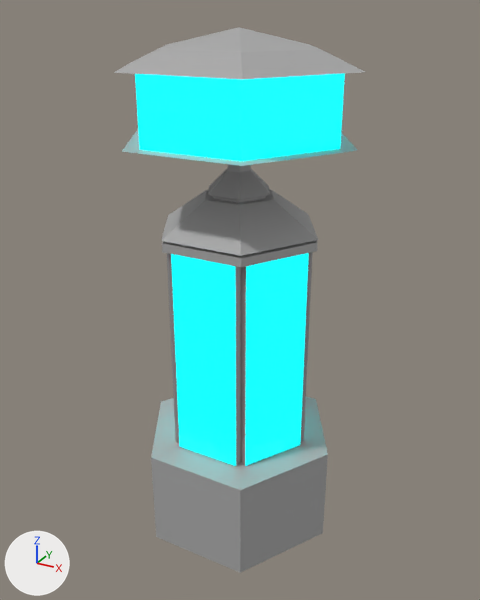
An edit to the FBX model SeniorProject2025/Assets/BetaBuildings/Tower2.fbx, drawn before and after from the same camera.
Both versions are drawn from a 50 mm camera at (1.81, -3.03, 3.32) aimed at (-0.06, 0.36, 1.62). The axes (+X, +Y, +Z) are drawn at lower left. The lights are the same throughout. Where no turn or scale is listed for an object, it has been applied to the vertices.

The scene before the commit, as lines of its bpy script (objects in view):
```python
me_mesh = bpy.data.meshes.new('Mesh')
me_mesh.from_pydata(...)  # 152 vertices, 156 faces; spans x -0.73..0.73, y -0.63..0.63, z -1.61..1.61
# faces by material slot: [144, 12]
me_mesh.materials.append(mat_standardsurface1)  # grey #aaaaaa
me_mesh.materials.append(mat_standardsurface5)  # cyan #00ffff
ob_tower2 = bpy.data.objects.new('Tower2', me_mesh)
ob_tower2.location = (-0.059, 0.36, 1.619)
```
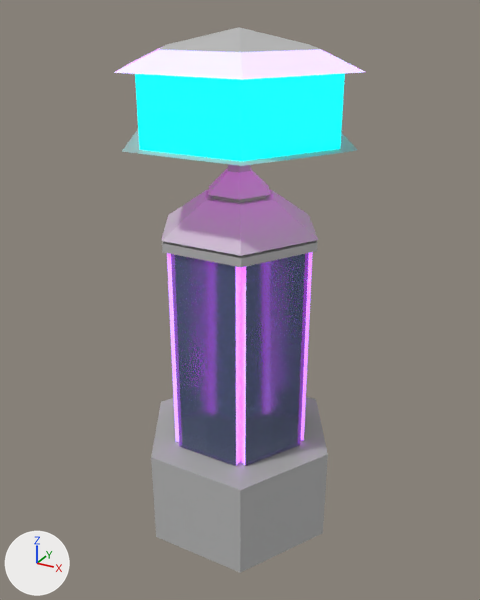
Changed parts and their boxes (x1, y1, x2, y2) in the pictures (480 x 600 px):
part 1 of me_mesh, recoloured
    both: (158, 27, 319, 267)
part 2 of me_mesh, recoloured
    both: (151, 455, 328, 573)
part 3 of me_mesh, recoloured (grey to pink)
    both: (167, 252, 313, 466)
part 4 of me_mesh, recoloured (grey to white)
    both: (114, 47, 365, 80)
part 5 of me_mesh, recoloured
    both: (171, 254, 236, 466)
part 6 of me_mesh, recoloured
    both: (245, 253, 309, 466)

The change in detail:
Material 'lambert1' (mat_lambert1) is new.
Its base color is (0.5, 0.5, 0.5) (grey #bcbcbc).
Material 'standardSurface6' (mat_standardsurface6) is new.
Its base color is (0.0, 1.0, 1.0) (cyan #00ffff).
Its roughness is 0.2.
Its emission color is (1.0, 0.0, 1.0) (pink #ff00ff).
Its emission strength is 0.902.
Material 'standardSurface2' (mat_standardsurface2) is new.
Its base color is (0.15, 0.209, 0.384) (blue #6c7ea7).
Its roughness is 0.2.
Its transmission weight is 0.594.
me_mesh has 152 vertices, 156 faces and spans x -0.73..0.73, y -0.63..0.63, z -1.61..1.61.
me_mesh is used by ob_tower2; location (-0.059, 0.36, 1.619).
me_mesh part 1: 68 of the faces centred in x -0.38..0.38, y -0.44..0.44, z 0.42..1.54 switch from mat_standardsurface1 (grey #aaaaaa) to mat_lambert1 (grey #bcbcbc).
me_mesh part 2: 6 of the faces centred in x -0.49..0.49, y -0.58..0.58, z -1.27 switch from mat_standardsurface1 (grey #aaaaaa) to mat_lambert1 (grey #bcbcbc).
me_mesh part 3: 12 of the faces centred in x -0.45..0.45, y -0.39..0.39, z -0.25 switch from mat_standardsurface1 (grey #aaaaaa) to mat_standardsurface6 (cyan #00ffff).
me_mesh part 4: 12 of the faces centred in x -0.45..0.45, y -0.52..0.52, z 0.95..1.46 switch from mat_standardsurface1 (grey #aaaaaa) to mat_standardsurface6 (cyan #00ffff).
me_mesh part 5: 4 of the faces centred in x -0.37..0.0, y -0.42..0.42, z -0.25 switch from mat_standardsurface5 (cyan #00ffff) to mat_standardsurface2 (blue #6c7ea6).
me_mesh part 6: 2 of the faces centred in x 0.37, y -0.21..0.21, z -0.25 switch from mat_standardsurface5 (cyan #00ffff) to mat_standardsurface2 (blue #6c7ea6).
